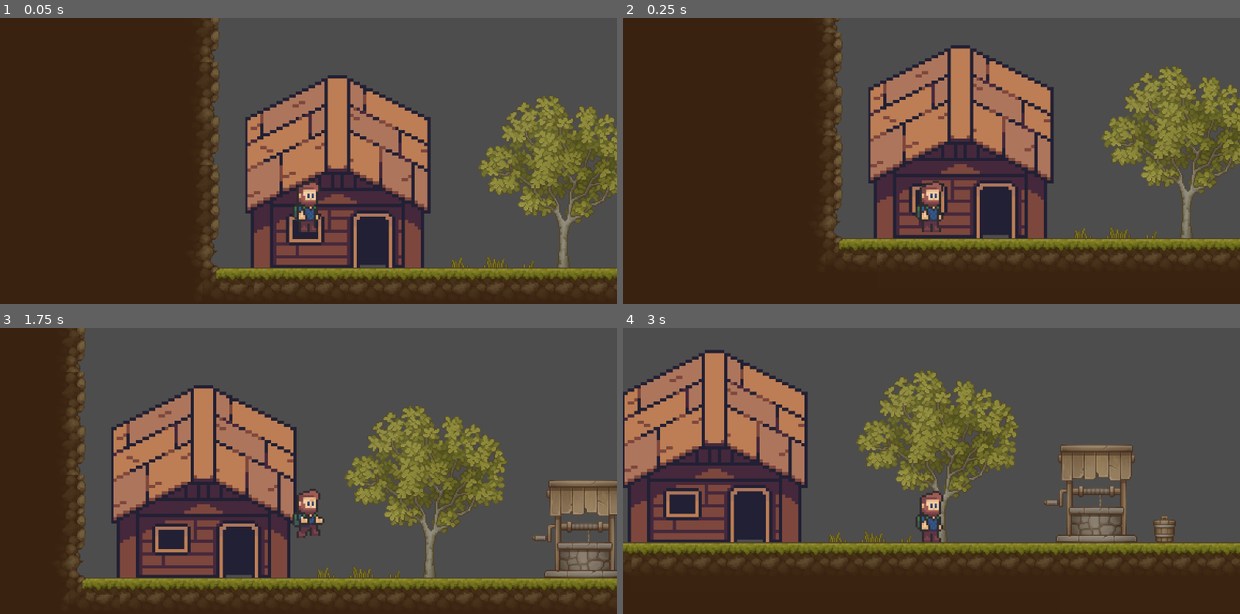
Above: before the commit, frames 1-4 (two rows, left to right).
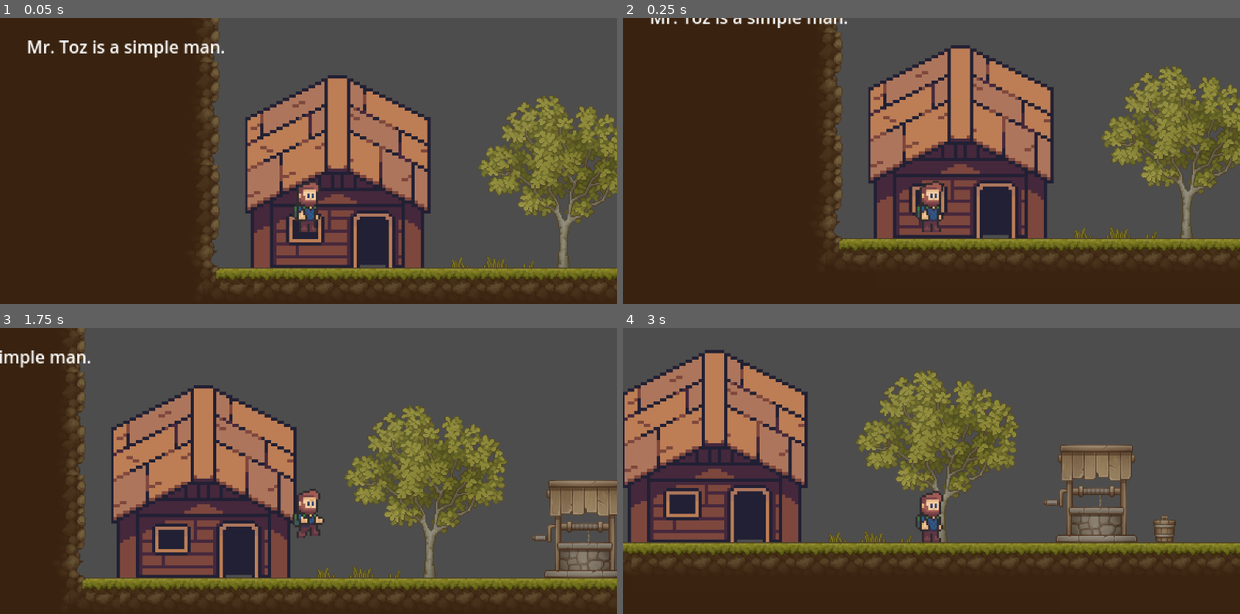
Above: after the commit, the same moments.

Repository: HamzaYaisr/Gamejam2025
Game: Godot game, scene res://Scenes/game.tscn
The game is run twice, just before and just after one commit, with the same random seed, the same clock (stepped at 60 frames per second) and the same inputs.
Inputs:
- Up to frame 1 (0.05 s): no input
- Up to frame 2 (0.25 s): no input
- Up to frame 3 (1.75 s): tap Enter (ui_accept) at 0.5, 0.77, 1.52 s; hold Right (ui_right) from 0.53 s (still down)
- Up to frame 4 (3 s): release Right (ui_right) at 2.03 s; hold Left (ui_left) 2.03-2.78 s; hold Right (ui_right) from 2.78 s (still down)

The runs differ from the first frame. In frame 1, 0.7% of the frame differs, in the area x 4-37%, y 7-15%; in frame 2, 0.4%; in frame 3, 0.3%; in frame 4, nothing differs.

Commit message:
Update game.tscn

Diff:
--- a/game/Scenes/game.tscn
+++ b/game/Scenes/game.tscn
@@ -3391,10 +3391,34 @@
 tracks/0/interp = 1
 tracks/0/loop_wrap = true
 tracks/0/keys = {
-"times": PackedFloat32Array(0, 2),
+"times": PackedFloat32Array(0, 7.0333333),
 "transitions": PackedFloat32Array(1, 1),
 "update": 0,
-"values": [Color(0, 0, 0, 1), Color(1, 1, 1, 0)]
+"values": [Color(0, 0, 0, 1), Color(0, 0, 0, 0)]
+}
+tracks/1/type = "value"
+tracks/1/imported = false
+tracks/1/enabled = false
+tracks/1/path = NodePath("Player:position")
+tracks/1/interp = 1
+tracks/1/loop_wrap = true
+tracks/1/keys = {
+"times": PackedFloat32Array(),
+"transitions": PackedFloat32Array(),
+"update": 0,
+"values": []
+}
+tracks/2/type = "value"
+tracks/2/imported = false
+tracks/2/enabled = true
+tracks/2/path = NodePath("Label:visible")
+tracks/2/interp = 1
+tracks/2/loop_wrap = true
+tracks/2/keys = {
+"times": PackedFloat32Array(0),
+"transitions": PackedFloat32Array(1),
+"update": 1,
+"values": [true]
 }
 
 [sub_resource type="Animation" id="Animation_v158k"]
@@ -3410,6 +3434,18 @@
 "transitions": PackedFloat32Array(1),
 "update": 0,
 "values": [Color(0, 0, 0, 0)]
+}
+tracks/1/type = "value"
+tracks/1/imported = false
+tracks/1/enabled = true
+tracks/1/path = NodePath("Label:visible")
+tracks/1/interp = 1
+tracks/1/loop_wrap = true
+tracks/1/keys = {
+"times": PackedFloat32Array(0),
+"transitions": PackedFloat32Array(1),
+"update": 1,
+"values": [true]
 }
 
 [sub_resource type="AnimationLibrary" id="AnimationLibrary_h4fw4"]
@@ -3467,8 +3503,11 @@
 position_smoothing_speed = 3.0
 
 [node name="Label" type="Label" parent="Character"]
-offset_right = 40.0
-offset_bottom = 23.0
+offset_left = -900.0
+offset_top = -266.0
+offset_right = -714.0
+offset_bottom = -243.0
+text = "Mr. Toz is a simple man."
 
 [node name="AnimationPlayer" type="AnimationPlayer" parent="Character"]
 libraries = {
